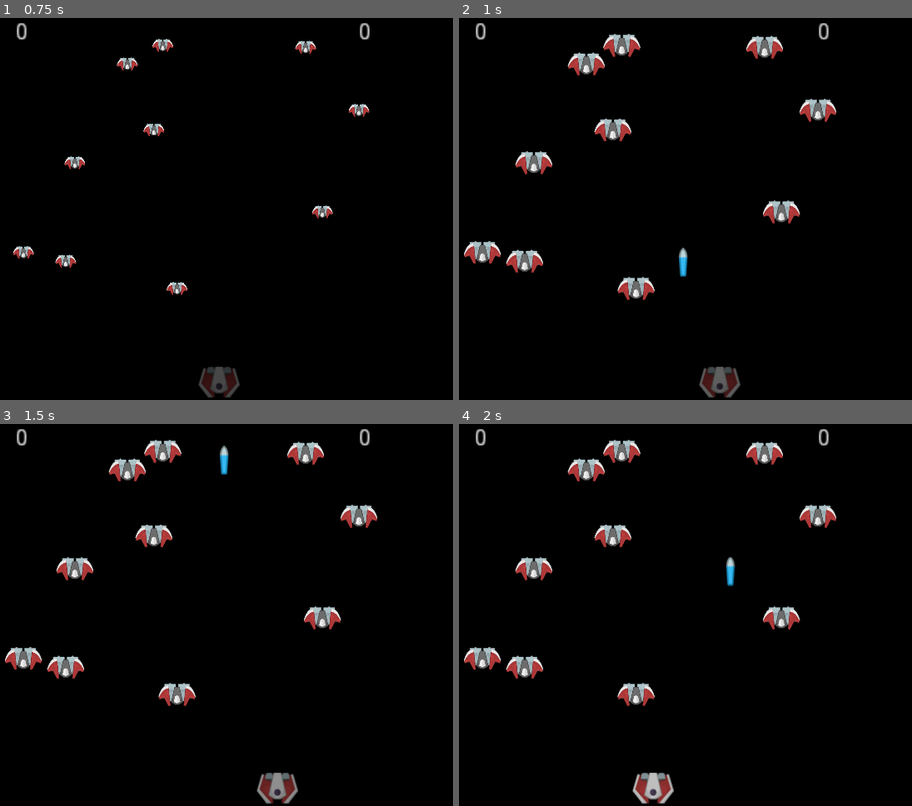
Above: before the commit, frames 1-4 (two rows, left to right).
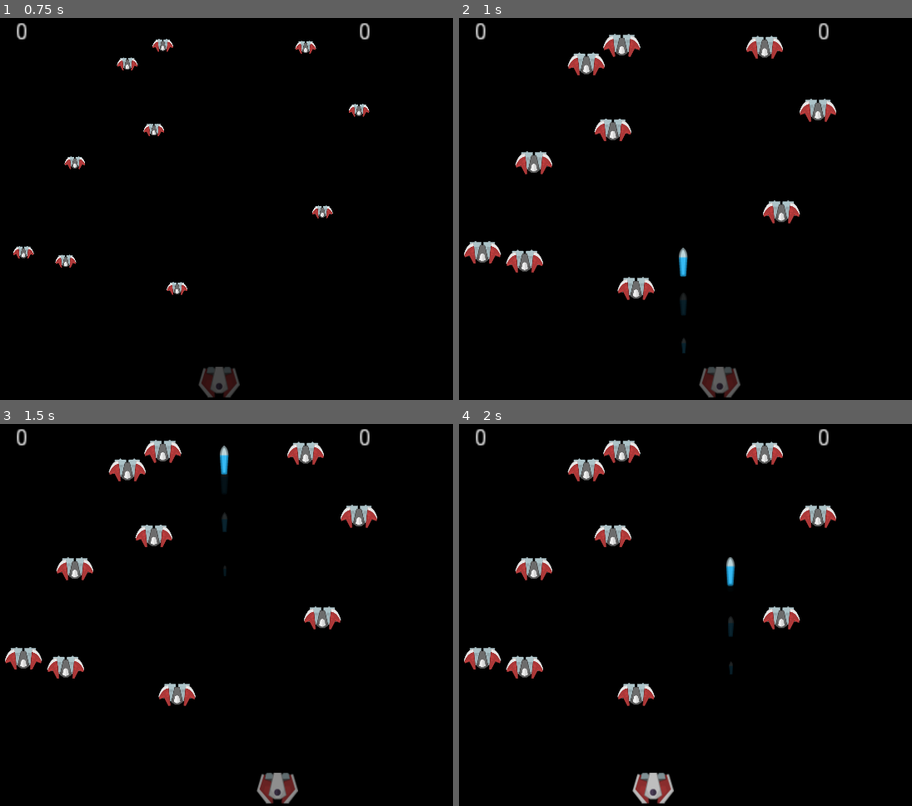
Above: after the commit, the same moments.

Repository: danboid/VGAces
Game: Godot game, scene res://Main.tscn
The game is run twice, just before and just after one commit, with the same random seed, the same clock (stepped at 60 frames per second) and the same inputs.
Inputs:
- Up to frame 1 (0.75 s): hold Right (ui_right) from 0.53 s (still down)
- Up to frame 2 (1 s): keep holding Right (ui_right); tap Space (ui_select) at 0.77 s
- Up to frame 3 (1.5 s): release Right (ui_right) at 1.28 s; hold Left (ui_left) from 1.28 s (still down)
- Up to frame 4 (2 s): keep holding Left (ui_left); tap Space (ui_select) at 1.52 s

Frame 1 is identical in both runs. In frame 2, less than 0.1% of the frame differs, in the area x 48-51%, y 72-88%; in frame 3, less than 0.1%; in frame 4, less than 0.1%.

Commit message:
Add particle trail effect to player missile

Diff:
--- a/pmissile.tscn
+++ b/pmissile.tscn
@@ -16,6 +16,70 @@
 
 custom_solver_bias = 0.0
 extents = Vector2( 5.86479, 17.4414 )
+
+[sub_resource type="Gradient" id=3]
+
+offsets = PoolRealArray( 0, 1 )
+colors = PoolColorArray( 0, 0, 0, 0.806627, 1, 1, 1, 0 )
+
+[sub_resource type="GradientTexture" id=4]
+
+flags = 4
+gradient = SubResource( 3 )
+width = 2048
+
+[sub_resource type="Curve" id=5]
+
+min_value = 0.0
+max_value = 1.0
+bake_resolution = 100
+_data = [ Vector2( 0, 0.94043 ), 0.0, 0.0, 0, 0, Vector2( 0.999427, 0.328125 ), 0.0, 0.0, 0, 0 ]
+
+[sub_resource type="CurveTexture" id=6]
+
+flags = 4
+width = 2048
+curve = SubResource( 5 )
+
+[sub_resource type="ParticlesMaterial" id=7]
+
+render_priority = 0
+trail_divisor = 1
+emission_shape = 0
+flag_align_y = false
+flag_rotate_y = false
+flag_disable_z = true
+spread = 45.0
+flatness = 0.0
+gravity = Vector3( 0, 0, 0 )
+initial_velocity = 1.0
+initial_velocity_random = 0.0
+angular_velocity = 0.0
+angular_velocity_random = 0.0
+orbit_velocity = 0.0
+orbit_velocity_random = 0.0
+linear_accel = 0.0
+linear_accel_random = 0.0
+radial_accel = 0.0
+radial_accel_random = 0.0
+tangential_accel = 0.0
+tangential_accel_random = 0.0
+damping = 0.0
+damping_random = 0.0
+angle = 0.0
+angle_random = 0.0
+scale = 1.0
+scale_random = 0.0
+scale_curve = SubResource( 6 )
+color_ramp = SubResource( 4 )
+hue_variation = 0.0
+hue_variation_random = 0.0
+anim_speed = 0.0
+anim_speed_random = 0.0
+anim_offset = 0.0
+anim_offset_random = 0.0
+anim_loop = false
+_sections_unfolded = [ "Color", "Gravity", "Scale" ]
 
 [node name="pmissile" type="Area2D" index="0"]
 
@@ -41,4 +105,27 @@
 
 shape = SubResource( 2 )
 
+[node name="Trail" type="Particles2D" parent="." index="2"]
+
+show_behind_parent = true
+emitting = true
+amount = 3
+lifetime = 1.0
+one_shot = false
+preprocess = 0.0
+speed_scale = 3.0
+explosiveness = 0.0
+randomness = 0.0
+fixed_fps = 0
+fract_delta = true
+visibility_rect = Rect2( -100, -100, 200, 200 )
+local_coords = false
+draw_order = 0
+process_material = SubResource( 7 )
+texture = ExtResource( 2 )
+normal_map = null
+h_frames = 1
+v_frames = 1
+_sections_unfolded = [ "Drawing", "Process Material", "Time", "Visibility" ]
+
 [connection signal="area_entered" from="." to="." method="_on_pmissile_area_entered"]
Not shown: 1 places in pmissile.tscn that only renumber resources
